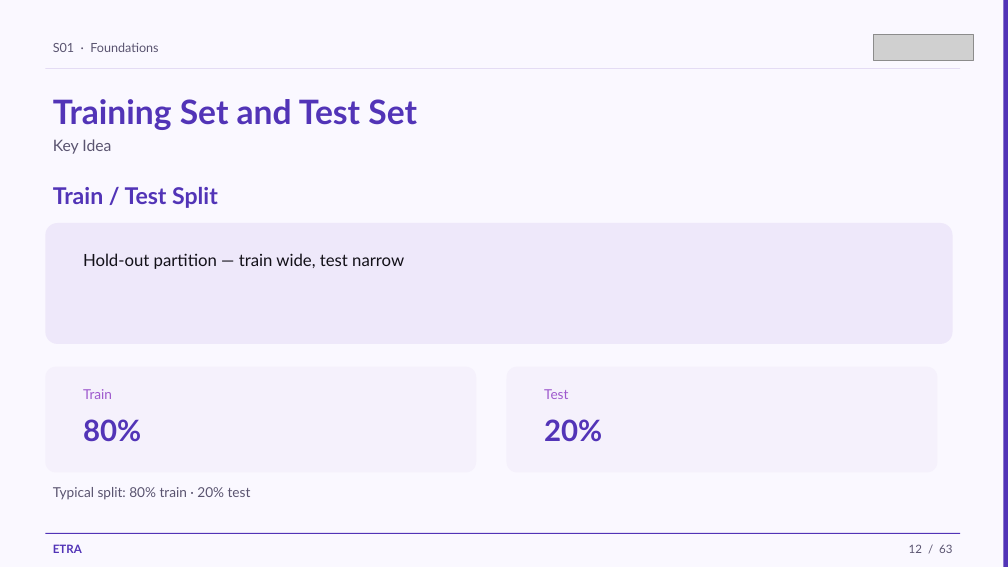
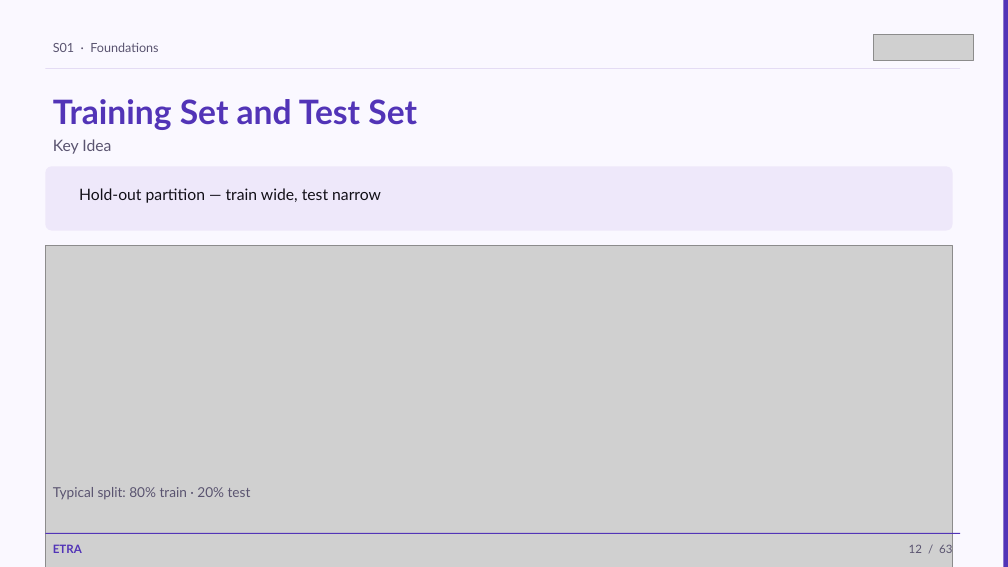
Before and after one commit to iksasa15/AI-ML, a slide deck: slide 12 of web-presentation/pdf-exports/Week1-Session1-Foundations.pptx. Drawn at 1008x567 pixels with LibreOffice and Linux fonts; fonts in the diff are those of the drawing; grey boxes stand for pictures. Boxes give left, top, right and bottom in pixels: in the first picture for what was removed or moved away, otherwise in the second. Text is boxed around its words. In the diff, an @@ line names an element or a change of style, - is before the commit and + after.

```diff
--- a/web-presentation/pdf-exports/Week1-Session1-Foundations.pptx
+++ b/web-presentation/pdf-exports/Week1-Session1-Foundations.pptx
@@ rounded rectangle: place and size @@
-rounded rectangle at (45,223,953,344)
+rounded rectangle at (45,166,953,231)
@@ text removed at (53,187,218,208) @@
-Train / Test Split
@@ text "Hold-out partition — train wide, ...": place and size @@
-text "Hold-out partition — train wide, ..." at (83,253,404,269)
+text "Hold-out partition — train wide, ..." at (79,188,381,203)
@@ text "Hold-out partition — train wide, ..." at (79,188,381,203): size 16 to 15 pt @@
@@ picture added at (45,246,953,567) @@
@@ rounded rectangle removed at (45,367,476,473) @@
@@ text removed at (83,389,112,399) @@
-Train
@@ rounded rectangle removed at (507,367,938,473) @@
@@ text removed at (544,389,568,399) @@
-Test
@@ text removed at (83,419,141,442) @@
-80%
@@ text removed at (544,419,602,442) @@
-20%
```
Also in this commit, not shown: 33 other slides changed, 14 other files.
